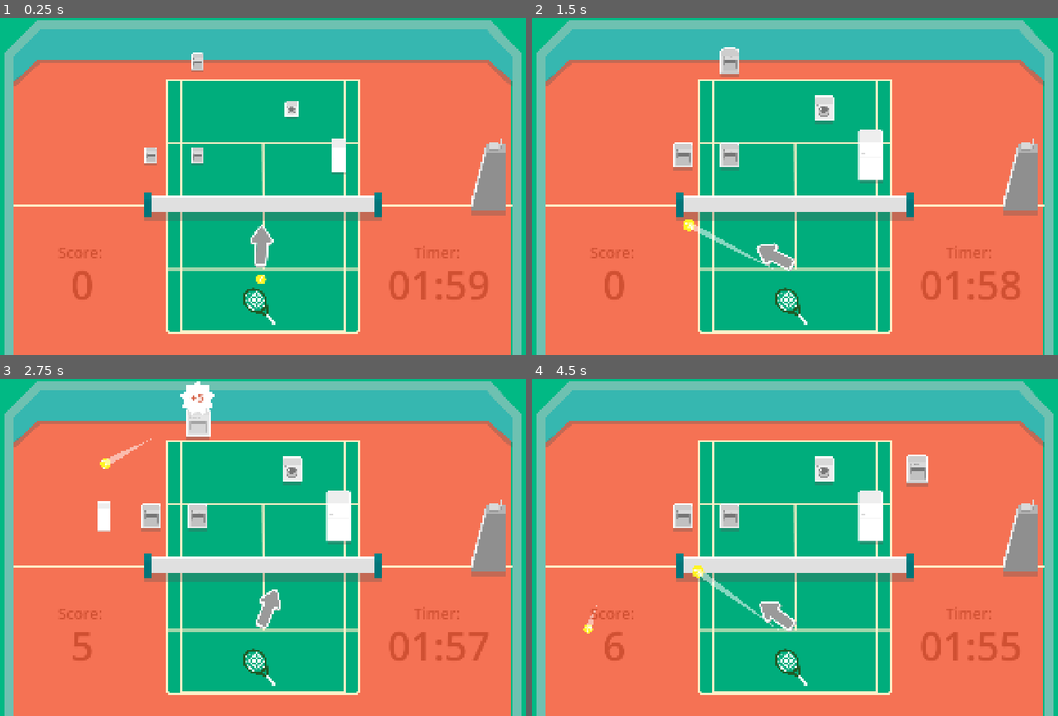
Above: before the commit, frames 1-4 (two rows, left to right).
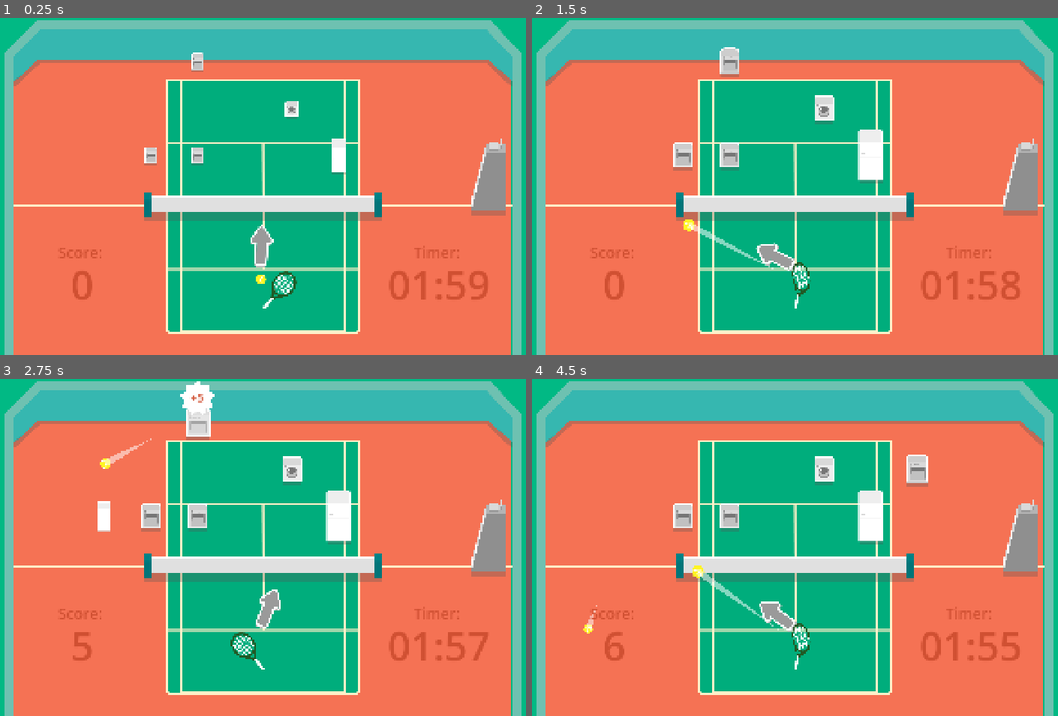
Above: after the commit, the same moments.

Repository: VeryKoolGames/ace_electromenager
Game: Godot game, scene res://Assets/Scenes/Main/main.tscn
The game is run twice, just before and just after one commit, with the same random seed, the same clock (stepped at 60 frames per second) and the same inputs. The engine's default icon, where the game draws it, is replaced by a stand-in: a white triangle on a blue panel in a dark square.
Inputs (mouse positions are in pixels of both pictures, inside the frame that each line leads up to):
- Up to frame 1 (0.25 s): no input
- Up to frame 2 (1.5 s): move the mouse to (926, 169) at 0.52 s; press the mouse at (926, 169) at 0.53 s; move the mouse to (674, 203) at 1.27 s; release the mouse at (674, 203) at 1.28 s; click (674, 203) at 1.35 s
- Up to frame 3 (2.75 s): move the mouse to (320, 473) at 2.02 s; press the mouse at (320, 473) at 2.03 s
- Up to frame 4 (4.5 s): move the mouse to (763, 614) at 2.77 s; release the mouse at (763, 614) at 2.78 s; click (763, 614) at 2.85 s; move the mouse to (973, 598) at 3.52 s; press the mouse at (973, 598) at 3.53 s; move the mouse to (616, 496) at 4.27 s; release the mouse at (616, 496) at 4.28 s; click (616, 496) at 4.35 s

The runs differ from the first frame. In frame 1, 0.4% of the frame differs, in the area x 46-57%, y 75-92%; in frame 2, 0.4%; in frame 3, 0.4%; in frame 4, 0.4%.

Commit message:
add some feedback to raquette

Diff:
--- a/Assets/Scenes/Player/player.tscn
+++ b/Assets/Scenes/Player/player.tscn
@@ -1,19 +1,22 @@
-[gd_scene load_steps=6 format=3 uid="uid://ch6ioi1a5wa3a"]
+[gd_scene load_steps=7 format=3 uid="uid://ch6ioi1a5wa3a"]
 
 [ext_resource type="Script" uid="uid://cwtice5ghbvj5" path="res://Assets/Scripts/Player/player.gd" id="1_3b2lm"]
 [ext_resource type="Texture2D" uid="uid://c3tnwvd0p6g41" path="res://Assets/sprites/Raquette.png" id="2_wp0h6"]
 [ext_resource type="PackedScene" uid="uid://d28a62ng3fy67" path="res://Arrow_Ben.tscn" id="3_fg6bc"]
+[ext_resource type="Script" uid="uid://ianf0n73dkr4" path="res://Assets/Scripts/Player/raquette.gd" id="3_wp0h6"]
 [ext_resource type="Script" uid="uid://fpx7vinicqon" path="res://Assets/Scripts/Ball/ball_spawner.gd" id="4_340hg"]
 [ext_resource type="PackedScene" uid="uid://bua6ps1mia14x" path="res://Assets/Scenes/Ball/ball.tscn" id="5_340hg"]
 
 [node name="Player" type="Node2D"]
 script = ExtResource("1_3b2lm")
 
-[node name="Sprite2D" type="Sprite2D" parent="."]
-position = Vector2(0, 15)
+[node name="RaquetteSprite" type="Sprite2D" parent="."]
+position = Vector2(9, 18)
 rotation = -0.698132
 scale = Vector2(0.5, 0.5)
 texture = ExtResource("2_wp0h6")
+offset = Vector2(0, -145)
+script = ExtResource("3_wp0h6")
 
 [node name="AimingArrow" parent="." instance=ExtResource("3_fg6bc")]
 position = Vector2(0, -119)
--- a/Assets/Scripts/Globals/Events.gd
+++ b/Assets/Scripts/Globals/Events.gd
@@ -1,5 +1,6 @@
 extends Node
 
+@warning_ignore_start("unused_signal")
 signal on_ball_stopped
 signal on_player_scored(score_value: int)
 signal on_game_timer_ended
--- a/Assets/Scripts/Managers/game_timer_manager.gd
+++ b/Assets/Scripts/Managers/game_timer_manager.gd
@@ -14,6 +14,7 @@
 	game_timer.start()
 
 func time_to_minutes_secs(time : float):
+	@warning_ignore("integer_division")
 	var mins = int(time) / 60
 	time -= mins * 60
 	var secs = int(time)
--- a/Assets/Scripts/Managers/score_manager.gd
+++ b/Assets/Scripts/Managers/score_manager.gd
@@ -11,7 +11,6 @@
 	current_score += score_value
 	score_label.text = str(current_score)
 
-	# TODO Should equilibrate this value right now it is always 1
 	var intensity = clamp(score_value / 10.0, 1.0, 2.0)
 	var tween = create_tween()
 	tween.set_trans(Tween.TRANS_BOUNCE).set_ease(Tween.EASE_OUT)
--- a/Assets/Scripts/Player/player.gd
+++ b/Assets/Scripts/Player/player.gd
@@ -5,6 +5,7 @@
 var current_ball: Ball
 var shooting_behavior: ShootingBehavior
 var active_powerups: Dictionary = {}
+@onready var raquette: Raquette = $RaquetteSprite
 
 func _ready() -> void:
 	shooting_behavior = BasicShot.new()
@@ -15,8 +16,10 @@
 		return
 	if current_ball and event.is_action_pressed("shoot"):
 		aiming_arrow.start_charging_shot()
+		raquette.play_prepare_raquette_shoot_anim()
 	elif current_ball and event.is_action_released("shoot") and aiming_arrow.is_player_shooting:
 		shoot_ball(aiming_arrow.stop_charging_shot())
+		raquette.play_raquette_shoot_anim()
 
 func on_power_up_picked_up(power_up: ResPowerUp) -> void:
 	if power_up.type in active_powerups:
--- /dev/null
+++ b/Assets/Scripts/Player/raquette.gd
@@ -0,0 +1,29 @@
+extends Sprite2D
+class_name Raquette
+
+var is_facing_right := true
+
+func _process(_delta: float) -> void:
+	rotate_raquette()
+
+func rotate_raquette() -> void:
+	var mpos = get_global_mouse_position()
+	var shot_direction  = (mpos - global_position)
+
+	if shot_direction.x < 0:
+		is_facing_right = false
+		rotation_degrees = 40
+	else:
+		is_facing_right = true
+		rotation_degrees = -40
+
+func play_prepare_raquette_shoot_anim() -> void:
+	var target_skew = deg_to_rad(-60) if is_facing_right else deg_to_rad(60)
+	var tween = create_tween()
+	tween.tween_property(self, "skew", target_skew, 0.1)
+
+func play_raquette_shoot_anim() -> void:
+	var target_skew = deg_to_rad(60) if is_facing_right else deg_to_rad(-60)
+	var tween = create_tween()
+	tween.tween_property(self, "skew",target_skew, 0.1)
+	tween.tween_property(self, "skew", deg_to_rad(0), 0.2)
--- a/Assets/Scripts/ShootingBehaviors/basic_shot.gd
+++ b/Assets/Scripts/ShootingBehaviors/basic_shot.gd
@@ -1,5 +1,5 @@
 class_name BasicShot
 extends ShootingBehavior
 
-func shoot(shooter: Node2D, direction: Vector2, ball: Ball) -> void:
+func shoot(_shooter: Node2D, direction: Vector2, ball: Ball) -> void:
 	ball.shoot_ball(direction)
--- a/Assets/Scripts/ShootingBehaviors/shooting_behavior.gd
+++ b/Assets/Scripts/ShootingBehaviors/shooting_behavior.gd
@@ -1,5 +1,5 @@
 class_name ShootingBehavior
 extends Resource
 
-func shoot(shooter: Node2D, direction: Vector2, ball: Ball) -> void:
+func shoot(_shooter: Node2D, _direction: Vector2, _ball: Ball) -> void:
 	pass
--- a/Assets/Scripts/UI/power_up_line.gd
+++ b/Assets/Scripts/UI/power_up_line.gd
@@ -26,7 +26,7 @@
 	type = power_up.type
 	power_up_name = power_up.name
 
-func _process(delta: float) -> void:
+func _process(_delta: float) -> void:
 	if not duration_timer.is_stopped():
 		progress_bar.value = duration_timer.time_left
 
Not shown, added: Assets/Scripts/Player/raquette.gd.uid
